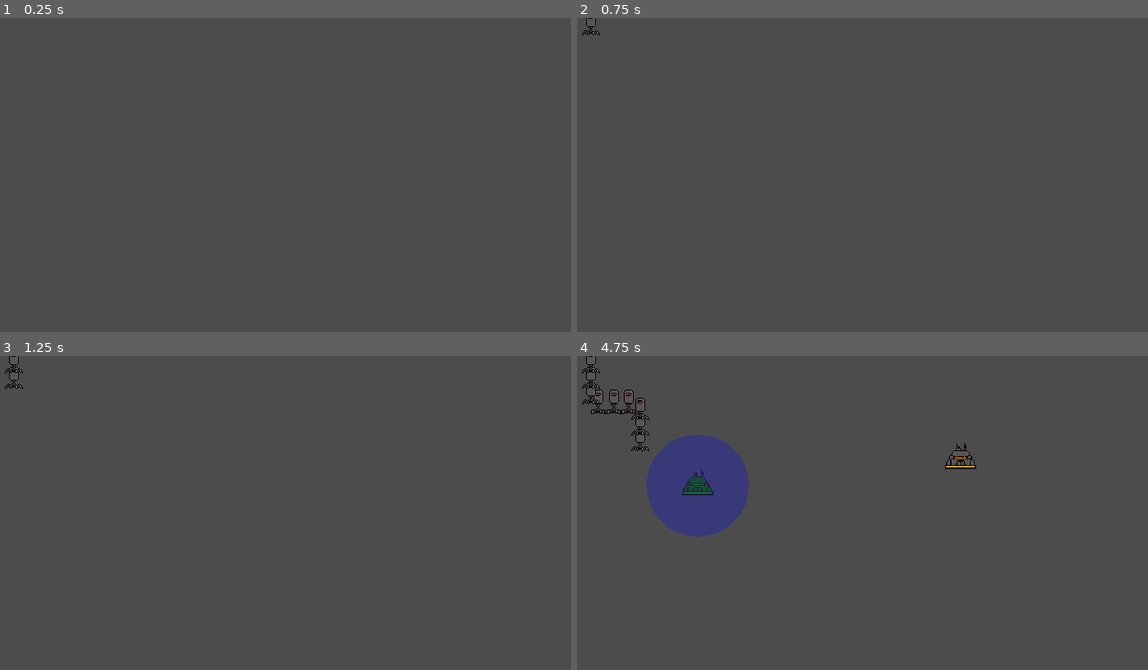
Above: before the commit, frames 1-4 (two rows, left to right).
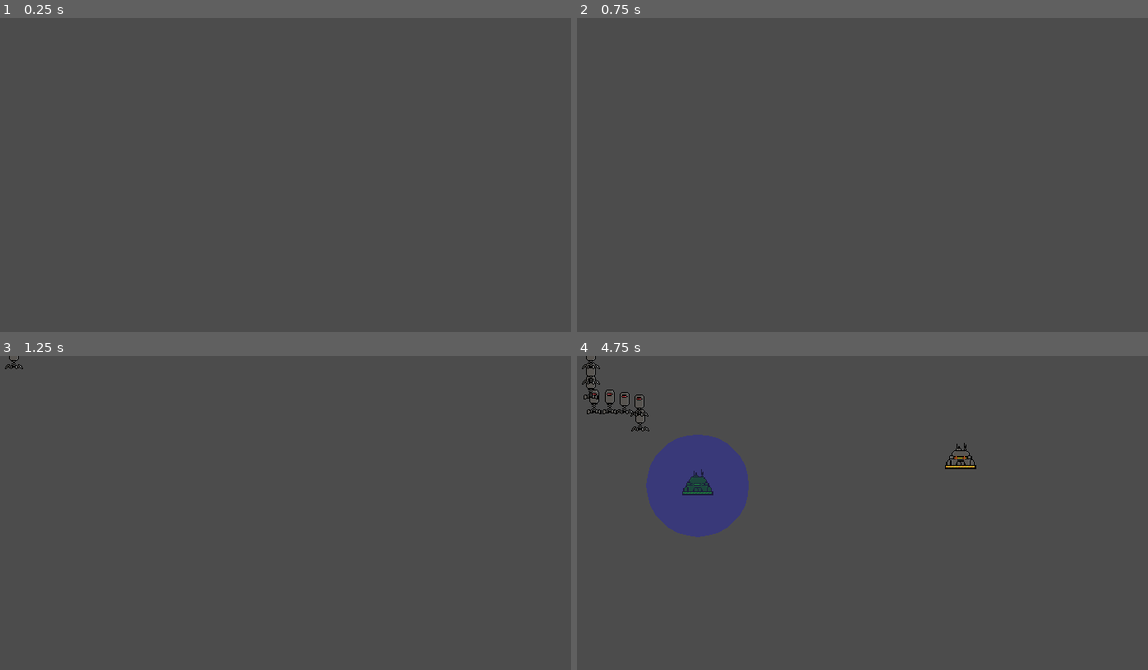
Above: after the commit, the same moments.

Repository: TylerPelaez/TowerCard
Game: Godot game, scene res://World/TestLevel.tscn
Two runs of this game, one before a commit and one after it. Both use one fixed random seed, a clock stepped at 60 frames per second and the inputs below.
Inputs (mouse positions are in pixels of both pictures, inside the frame that each line leads up to):
- Up to frame 1 (0.25 s): no input
- Up to frame 2 (0.75 s): move the mouse to (1039, 184) at 0.52 s; tap Space (start_wave, bound only after the commit) at 0.6 s
- Up to frame 3 (1.25 s): no input
- Up to frame 4 (4.75 s): move the mouse to (765, 560) at 1.27 s; tap E (dev_place_tower) at 1.35, 4.35 s; tap Space (start_wave, bound only after the commit) at 1.55, 2.3, 2.85, 3.6, 4.55 s; move the mouse to (959, 459) at 2.02 s; click (959, 459) at 2.1 s; move the mouse to (862, 613) at 2.77 s; move the mouse to (1090, 594) at 3.52 s; move the mouse to (696, 484) at 4.27 s

Frame 1 is identical in both runs. In frame 2, less than 0.1% of the frame differs, in the area x 0-5%, y 0-6%; in frame 3, 0.1%; in frame 4, 0.7%, in the area x 0-13%, y 0-31%.

Commit message:
Waves and enemy configurations

Diff:
--- a/Enemies/BaseEnemy.gd
+++ b/Enemies/BaseEnemy.gd
@@ -1,5 +1,7 @@
 extends PathFollow2D
 class_name BaseEnemy
+
+signal enemy_death
 
 const BASE_SPEED = 30
 
@@ -15,6 +17,7 @@
 func set_health(value: int) -> void:
 	health = clamp(value, 0, max_health)
 	if health <= 0:
+		emit_signal("enemy_death")
 		queue_free()
 
 func _on_Hurtbox_hit(damage):
--- /dev/null
+++ b/Enemies/EnemySpawnController.gd
@@ -0,0 +1,66 @@
+extends Node
+
+signal wave_finished_spawning
+signal wave_finished_enemy_death
+
+const enemyConfigNamesToScenes = {"basic": preload("res://Enemies/BasicEnemy.tscn") }
+
+
+onready var spawnTimer = $SpawnTimer
+
+var enemy_spawn_target
+var spawn_configuration := []
+var current_wave_configuration := []
+
+var current_wave_total_enemy_count := 0
+var current_wave_enemy_death_count := 0
+
+func _ready():
+	pass
+
+func initialize(enemySpawnTarget: Node, levelName: String) -> void:
+	enemy_spawn_target = enemySpawnTarget
+	var file = File.new()
+	file.open("res://World/" + levelName + "Config.json", file.READ)
+	var text = file.get_as_text()
+	var p = JSON.parse(text)
+	if typeof(p.result) == TYPE_ARRAY:
+		spawn_configuration = p.result
+	else:
+		print("ERROR. Could not load enemy spawn data")
+
+func get_wave_count() -> int:
+	return spawn_configuration.size()
+
+func start_wave(wave_number: int) -> void:
+	current_wave_configuration = [] + spawn_configuration[wave_number - 1]
+	var totalCount: int = 0
+	for configToSpawnCount in current_wave_configuration:
+		totalCount += configToSpawnCount.values()[0]
+
+	current_wave_total_enemy_count = totalCount
+	current_wave_enemy_death_count = 0
+	spawnTimer.start()
+
+func _spawnEnemy(resource: Resource) -> void:
+	var instance = resource.instance()
+	enemy_spawn_target.add_child(instance)
+	instance.global_position = enemy_spawn_target.global_position
+	instance.connect("enemy_death", self, "_onEnemy_death")
+
+func _on_SpawnTimer_timeout():
+	var currentEnemyConfigName = current_wave_configuration[0].keys()[0]
+	var currentEnemyPackedScene = enemyConfigNamesToScenes[currentEnemyConfigName]
+	_spawnEnemy(currentEnemyPackedScene)
+	current_wave_configuration[0][currentEnemyConfigName] -= 1
+	if current_wave_configuration[0][currentEnemyConfigName] <= 0:
+		current_wave_configuration.pop_front()
+	if !current_wave_configuration.empty():
+		spawnTimer.start()
+	else:
+		emit_signal("wave_finished_spawning")
+
+func _onEnemy_death():
+	current_wave_enemy_death_count += 1
+	if current_wave_enemy_death_count == current_wave_total_enemy_count:
+		emit_signal("wave_finished_enemy_death")
--- /dev/null
+++ b/Enemies/EnemySpawnController.tscn
@@ -0,0 +1,11 @@
+[gd_scene load_steps=2 format=2]
+
+[ext_resource path="res://Enemies/EnemySpawnController.gd" type="Script" id=1]
+
+[node name="EnemySpawnController" type="Node"]
+script = ExtResource( 1 )
+
+[node name="SpawnTimer" type="Timer" parent="."]
+wait_time = 0.5
+one_shot = true
+[connection signal="timeout" from="SpawnTimer" to="." method="_on_SpawnTimer_timeout"]
--- a/World/Level.gd
+++ b/World/Level.gd
@@ -2,25 +2,42 @@
 
 class_name Level
 
-const BaseEnemyScene: PackedScene = preload("res://Enemies/BasicEnemy.tscn")
 onready var enemyPath = $EnemyPath
 onready var playerController = $PlayerController
 onready var placementArea = $PlacementArea
-onready var enemySpawnerTimer = $EnemySpawnerTimer
+onready var enemySpawnController = $EnemySpawnController
 
-export var enemies_to_spawn: int = 10
+var enemies_done_spawning = false
+var all_enemies_killed = false
+var current_wave: int = 0
+var total_waves
+var wave_active := false
 
 func _ready():
 	playerController.set_level_placement_area(placementArea)
+	enemySpawnController.initialize(enemyPath, name)
+	total_waves = enemySpawnController.get_wave_count()
 
-func _spawnEnemy(resource: Resource) -> void:
-	var instance = resource.instance()
-	enemyPath.add_child(instance)
-	instance.global_position = enemyPath.global_position
+func _process(delta: float) -> void:
+	if all_enemies_killed && enemies_done_spawning:
+		wave_active = false
+		all_enemies_killed = false
+		enemies_done_spawning = false
+		if current_wave == total_waves:
+			get_tree().quit()
 
 
-func _on_EnemySpawnerTimer_timeout():
-	_spawnEnemy(BaseEnemyScene)
-	enemies_to_spawn -= 1
-	if enemies_to_spawn >= 0:
-		enemySpawnerTimer.start()
+	if !wave_active && current_wave < total_waves && Input.is_action_just_pressed("start_wave"):
+		_start_wave()
+
+func _start_wave() -> void:
+	current_wave += 1
+	enemySpawnController.start_wave(current_wave)
+	wave_active = true
+
+func _on_EnemySpawnController_wave_finished_spawning():
+	enemies_done_spawning = true
+
+
+func _on_EnemySpawnController_wave_finished_enemy_death():
+	all_enemies_killed = true
--- a/World/TestLevel.tscn
+++ b/World/TestLevel.tscn
@@ -1,8 +1,9 @@
-[gd_scene load_steps=5 format=2]
+[gd_scene load_steps=6 format=2]
 
 [ext_resource path="res://World/EnemyPath.tscn" type="PackedScene" id=1]
 [ext_resource path="res://World/Level.gd" type="Script" id=2]
 [ext_resource path="res://Player/PlayerController.tscn" type="PackedScene" id=3]
+[ext_resource path="res://Enemies/EnemySpawnController.tscn" type="PackedScene" id=4]
 
 [sub_resource type="Curve2D" id=1]
 _data = {
@@ -24,10 +25,8 @@
 
 [node name="PlayerController" parent="." instance=ExtResource( 3 )]
 
-[node name="EnemySpawnerTimer" type="Timer" parent="."]
-wait_time = 0.5
-one_shot = true
-autostart = true
-[connection signal="timeout" from="EnemySpawnerTimer" to="." method="_on_EnemySpawnerTimer_timeout"]
+[node name="EnemySpawnController" parent="." instance=ExtResource( 4 )]
+[connection signal="wave_finished_enemy_death" from="EnemySpawnController" to="." method="_on_EnemySpawnController_wave_finished_enemy_death"]
+[connection signal="wave_finished_spawning" from="EnemySpawnController" to="." method="_on_EnemySpawnController_wave_finished_spawning"]
 
 [editable path="EnemyPath"]
--- /dev/null
+++ b/World/TestLevelConfig.json
@@ -0,0 +1,9 @@
+[
+    [
+        {"basic": 10},
+        {"basic": 5}
+    ],
+    [
+        {"basic": 4}
+    ]
+]
--- a/project.godot
+++ b/project.godot
@@ -101,6 +101,11 @@
 "events": [ Object(InputEventMouseButton,"resource_local_to_scene":false,"resource_name":"","device":0,"alt":false,"shi …(212 unchanged characters)…
  ]
 }
+start_wave={
+"deadzone": 0.5,
+"events": [ Object(InputEventKey,"resource_local_to_scene":false,"resource_name":"","device":0,"alt":false,"shift":false,"control":false,"meta":false,"command":false,"pressed":false,"scancode":32,"unicode":0,"echo":false,"script":null)
+ ]
+}
 
 [layer_names]
 
